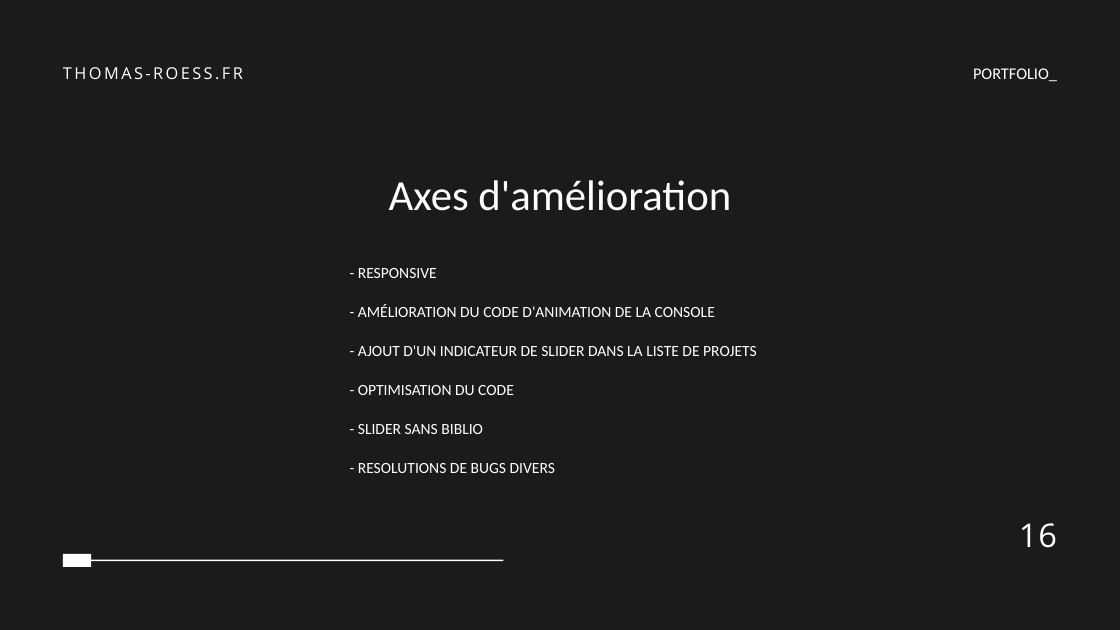
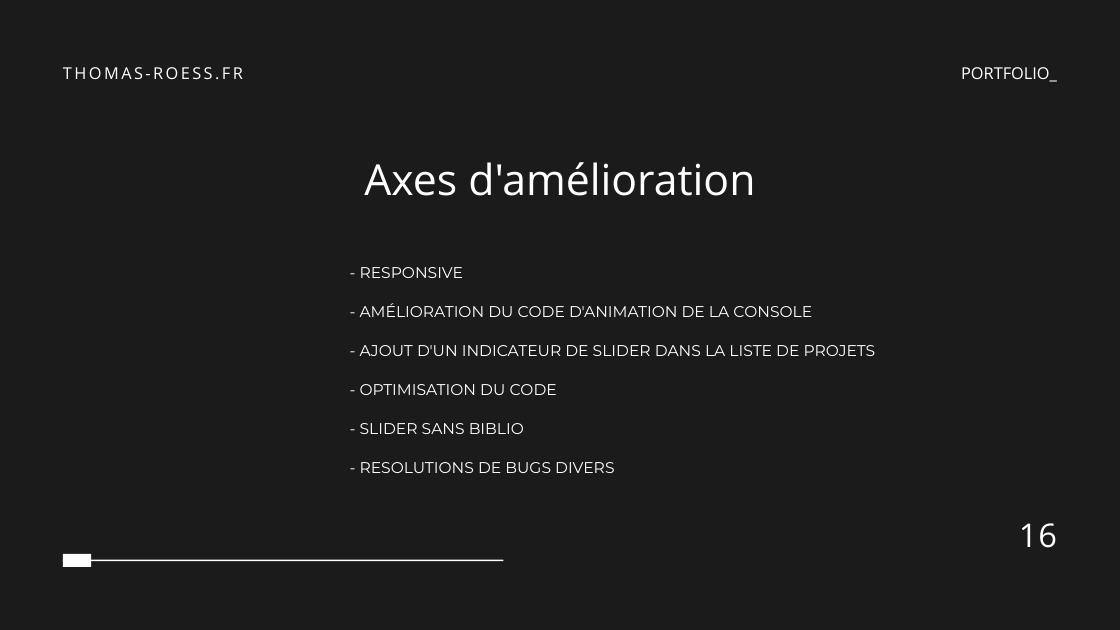
Before and after one commit to Kikuichimonji/Portfolio, a slide deck: slide 16 of Thomas-roess.fr.pptx. Drawn at 1120x630 pixels with LibreOffice and Linux fonts; fonts in the diff are those of the drawing. Boxes give left, top, right and bottom in pixels: in the first picture for what was removed or moved away, otherwise in the second. Text is boxed around its words. In the diff, an @@ line names an element or a change of style, - is before the commit and + after.

```diff
--- a/Thomas-roess.fr.pptx
+++ b/Thomas-roess.fr.pptx
@@ text "PORTFOLIO_" at box(961, 67, 1057, 82): font Calibri to Open Sans @@
@@ text "Axes d'amélioration" at box(364, 162, 755, 196): font Calibri to Open Sans @@
@@ text "Axes d'amélioration": place and size @@
-text "Axes d'amélioration" at box(389, 180, 731, 211)
+text "Axes d'amélioration" at box(364, 162, 755, 196)
@@ text "- RESPONSIVE" at box(360, 267, 876, 473): font Calibri to Montserrat @@
```
Also in this commit, not shown: 14 other slides changed.
